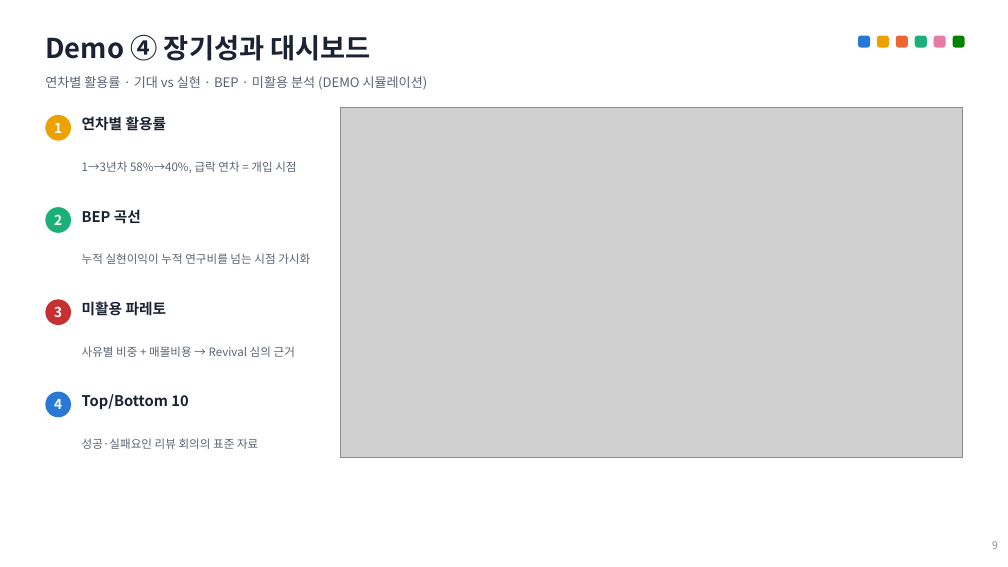
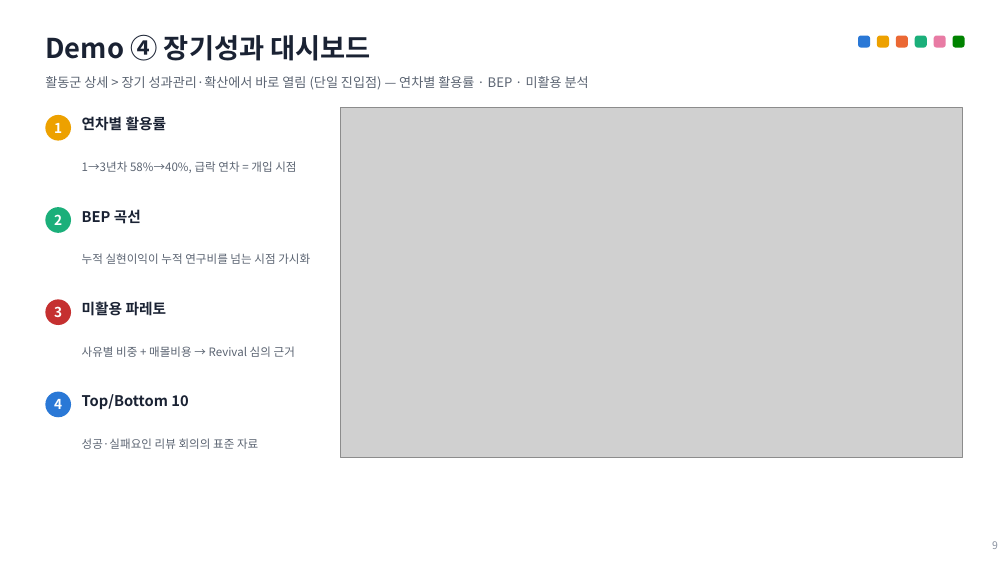
Before and after one commit to syhwb87-sudo/Research-Platform, a slide deck: slide 9 of docs/PRIDE_Dashboard_시연자료.pptx. Drawn at 1008x567 pixels with LibreOffice and Linux fonts; fonts in the diff are those of the drawing; grey boxes stand for pictures. Boxes give left, top, right and bottom in pixels: in the first picture for what was removed or moved away, otherwise in the second. Text is boxed around its words. In the diff, an @@ line names an element or a change of style, - is before the commit and + after.

```diff
--- a/docs/PRIDE_Dashboard_시연자료.pptx
+++ b/docs/PRIDE_Dashboard_시연자료.pptx
@@ text at box(45, 76, 589, 90): text changed @@
-연차별 활용률 · 기대 vs 실현 · BEP · 미활용 분석 (DEMO 시뮬레이션)
+활동군 상세 > 장기 성과관리·확산에서 바로 열림 (단일 진입점) — 연차별 활용률 · BEP · 미활용 분석
```
Also in this commit, not shown: 1 other slide changed.
